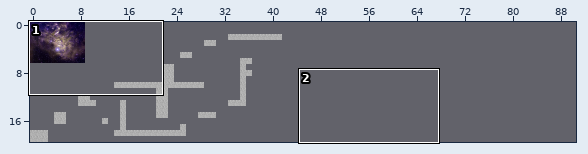
One commit to this Tiled map: data/level1.tmx. Above: a wide view before the commit, with the close-up outlined.
Close-up. Earlier state:
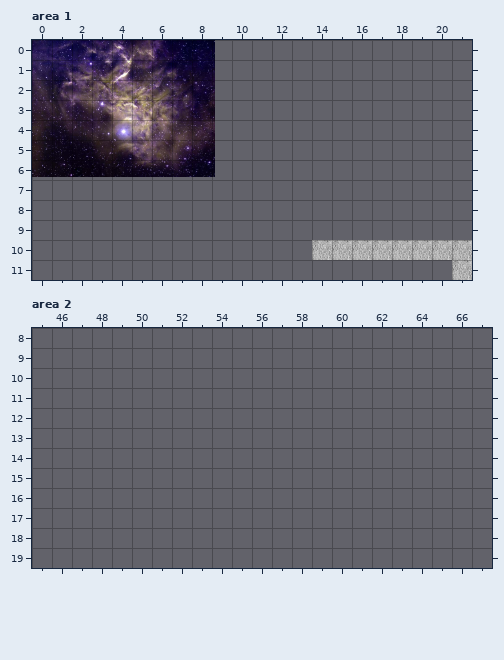
Cells are 70x70 px. Shown: area 1 x 0..21, y 0..11; area 2 x 45..67, y 8..19. The commit also changed other parts of the map, which this record leaves out.
The same view after the edit:
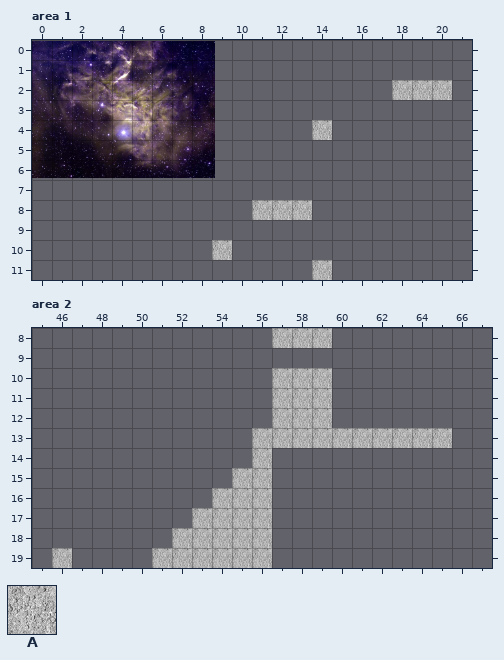
Key: from "moon": A 2.
_ is an empty cell.
Changes in this commit:
layer "Background" offset 0,0 -> 1,2 px
Layer "Collision", area 1:
y 2: x 18..20 ___ -> AAA
y 4: x 14 _ -> A
y 8: x 11..13 ___ -> AAA
y 10: x 9 _ -> A; x 14..21 AAAAAAAA -> ________
y 11: x 14 _ -> A; x 21 A -> _
Layer "Collision", area 2:
y 8: x 57..59 ___ -> AAA
y 10..12: x 57..59 ___ -> AAA
y 13: x 56..65 __________ -> AAAAAAAAAA
y 14: x 56 _ -> A
y 15: x 55..56 __ -> AA
y 16: x 54..56 ___ -> AAA
y 17: x 53..56 ____ -> AAAA
y 18: x 52..56 _____ -> AAAAA
y 19: x 46 _ -> A; x 51..56 ______ -> AAAAAA
